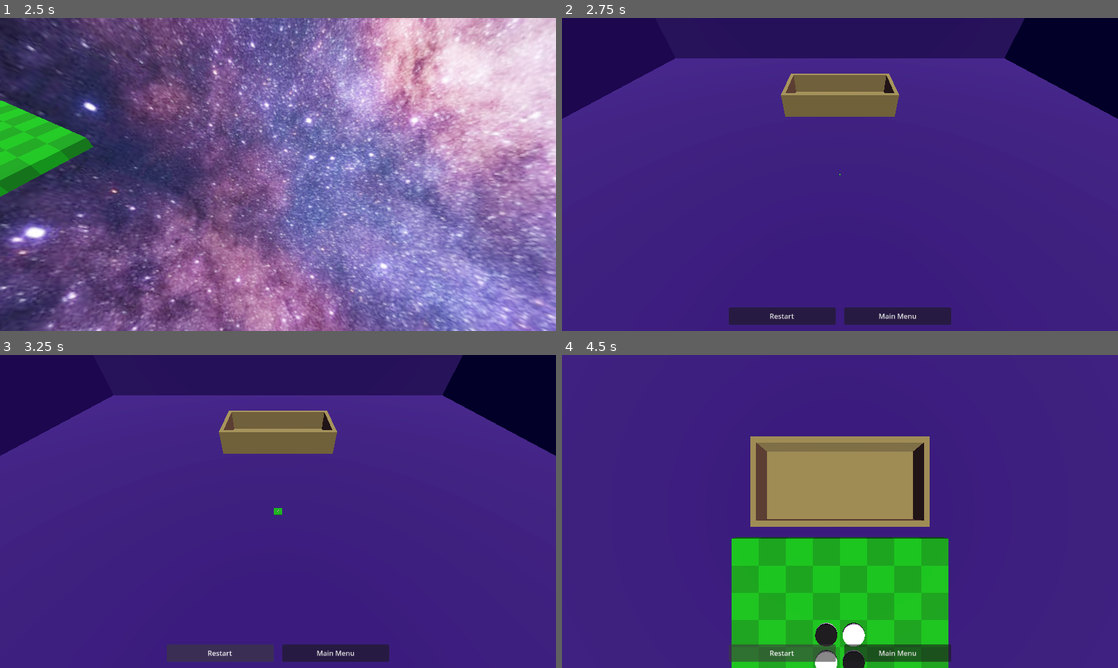
Above: before the commit, frames 1-4 (two rows, left to right).
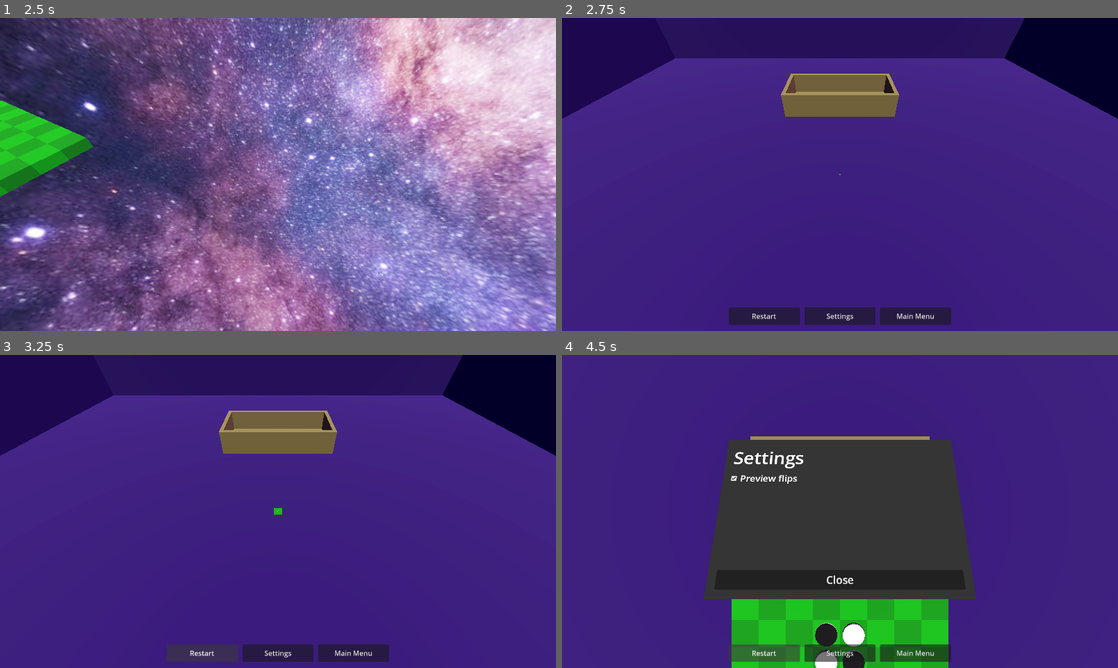
Above: after the commit, the same moments.

Repository: phrasmotica/othello
Game: Godot game, scene res://scenes/3d/main_menu_3d.tscn
The game is run twice, just before and just after one commit, with the same random seed, the same clock (stepped at 60 frames per second) and the same inputs.
Inputs (mouse positions are in pixels of both pictures, inside the frame that each line leads up to):
- Up to frame 1 (2.5 s): move the mouse to (400, 158) at 0.52 s; hold C (peek_counter_box) 0.53-1.25 s; click (400, 158) at 0.67 s; click "Start Game" at 1.25 s; drag from (166, 190) to (250, 237) at 2.02 s
- Up to frame 2 (2.75 s): no input
- Up to frame 3 (3.25 s): click "Restart" at 2.75 s
- Up to frame 4 (4.5 s): click (840, 652) at 3.5 s, where only the run after the commit has a clickable "Settings"; click "Restart" at 4.25 s

Frame 1 is identical in both runs. In frame 2, 0.4% of the frame differs, in the area x 34-67%, y 92-98%; in frame 3, 0.4%; in frame 4, 23%, in the area x 25-75%, y 27-98%.

Commit message:
Add settings menu to 3D game scene. Add game button for showing the settings menu

Diff:
--- a/scenes/3d/game_3d.tscn
+++ b/scenes/3d/game_3d.tscn
@@ -16,6 +16,7 @@
 [ext_resource type="PackedScene" uid="uid://duyv0dq1ikr5y" path="res://scenes/3d/debug_ui.tscn" id="10_mrax3"]
 [ext_resource type="PackedScene" uid="uid://de5xco2vjeejf" path="res://scenes/3d/purple_room.tscn" id="13_yr2oc"]
 [ext_resource type="PackedScene" uid="uid://vitji75rxe4c" path="res://scenes/3d/counter_box.tscn" id="14_upf2v"]
+[ext_resource type="PackedScene" uid="uid://b4q58aabscvio" path="res://scenes/3d/settings_menu_3d.tscn" id="15_dietl"]
 
 [sub_resource type="Animation" id="Animation_p6wt0"]
 length = 0.001
@@ -157,6 +158,10 @@
 [node name="Camera3D" type="Camera3D" parent="Board3D/CameraRig"]
 transform = Transform3D(1, 0, 0, 0, -4.37114e-08, 1, 0, -1, -4.37114e-08, 0, 8, 0)
 
+[node name="SettingsMenu3D" parent="Board3D/CameraRig/Camera3D" node_paths=PackedStringArray("board") instance=ExtResource("15_dietl")]
+transform = Transform3D(1, 0, 0, 0, 0.965926, 0.258819, 0, -0.258819, 0.965926, 0, 2.38419e-07, -5)
+board = NodePath("../../..")
+
 [node name="UICanvas" type="CanvasLayer" parent="Board3D/CameraRig/Camera3D"]
 
 [node name="MarginContainer" type="MarginContainer" parent="Board3D/CameraRig/Camera3D/UICanvas"]
@@ -178,7 +183,7 @@
 layout_mode = 2
 game_logic = NodePath("../../../../../../../OthelloGameLogic3D")
 
-[node name="GameButtons" parent="Board3D/CameraRig/Camera3D/UICanvas/MarginContainer/MiddleColumn" node_paths=PackedStringArray("game_logic") instance=ExtResource("6_50uei")]
+[node name="GameButtons" parent="Board3D/CameraRig/Camera3D/UICanvas/MarginContainer/MiddleColumn" node_paths=PackedStringArray("game_logic", "settings_menu") instance=ExtResource("6_50uei")]
 unique_name_in_owner = true
 layout_mode = 2
 offset_left = 68.0
@@ -186,6 +191,7 @@
 offset_right = 580.0
 offset_bottom = 720.0
 game_logic = NodePath("../../../../../../../OthelloGameLogic3D")
+settings_menu = NodePath("../../../../SettingsMenu3D")
 
 [node name="DebugCanvas" type="CanvasLayer" parent="Board3D/CameraRig/Camera3D"]
 
--- a/scenes/game_buttons.tscn
+++ b/scenes/game_buttons.tscn
@@ -11,7 +11,7 @@
 [node name="HBoxContainer" type="HBoxContainer" parent="."]
 custom_minimum_size = Vector2(0, 68)
 layout_mode = 2
-theme_override_constants/separation = 20
+theme_override_constants/separation = 10
 
 [node name="RestartButton" type="Button" parent="HBoxContainer"]
 unique_name_in_owner = true
@@ -23,6 +23,16 @@
 mouse_default_cursor_shape = 2
 text = "Restart"
 
+[node name="SettingsButton" type="Button" parent="HBoxContainer"]
+unique_name_in_owner = true
+custom_minimum_size = Vector2(0, 40)
+layout_mode = 2
+size_flags_horizontal = 3
+size_flags_vertical = 4
+focus_mode = 0
+mouse_default_cursor_shape = 2
+text = "Settings"
+
 [node name="MainMenuButton" type="Button" parent="HBoxContainer"]
 unique_name_in_owner = true
 custom_minimum_size = Vector2(0, 40)
--- a/scripts/3d/settings_menu_3d.gd
+++ b/scripts/3d/settings_menu_3d.gd
@@ -1 +1,26 @@
 extends Node3D
+
+@export
+var board: Board3D
+
+@onready
+var settings_menu_ui: SettingsMenuUI = %SettingsMenuUI
+
+func _ready() -> void:
+	if settings_menu_ui:
+		SignalHelper.persist(
+			settings_menu_ui.preview_flips_check_box_toggled,
+			_handle_preview_flips_toggled
+		)
+
+		SignalHelper.persist(
+			settings_menu_ui.close_button_pressed,
+			_handle_close_button_pressed
+		)
+
+func _handle_preview_flips_toggled(toggled_on: bool) -> void:
+	if board:
+		board.show_flip_previews = toggled_on
+
+func _handle_close_button_pressed() -> void:
+	hide()
--- a/scripts/game_buttons.gd
+++ b/scripts/game_buttons.gd
@@ -3,24 +3,35 @@
 @export
 var game_logic: OthelloGameLogic
 
+@export
+var settings_menu: Node3D
+
 @onready
 var restart_button: Button = %RestartButton
 
 @onready
+var settings_button: Button = %SettingsButton
+
+@onready
 var main_menu_button: Button = %MainMenuButton
 
-signal restarted
 signal quit_to_main_menu
 
 func _ready() -> void:
+	if settings_menu:
+		settings_menu.hide()
+
 	restart_button.pressed.connect(_handle_restarted)
+	settings_button.pressed.connect(_handle_settings)
 	main_menu_button.pressed.connect(_handle_quit)
 
 func _handle_restarted() -> void:
 	if game_logic:
 		game_logic.restart_game()
 
-	restarted.emit()
+func _handle_settings() -> void:
+	if settings_menu:
+		settings_menu.show()
 
 func _handle_quit() -> void:
 	quit_to_main_menu.emit()
Not shown: 1 places in scenes/3d/game_3d.tscn that only renumber resources
